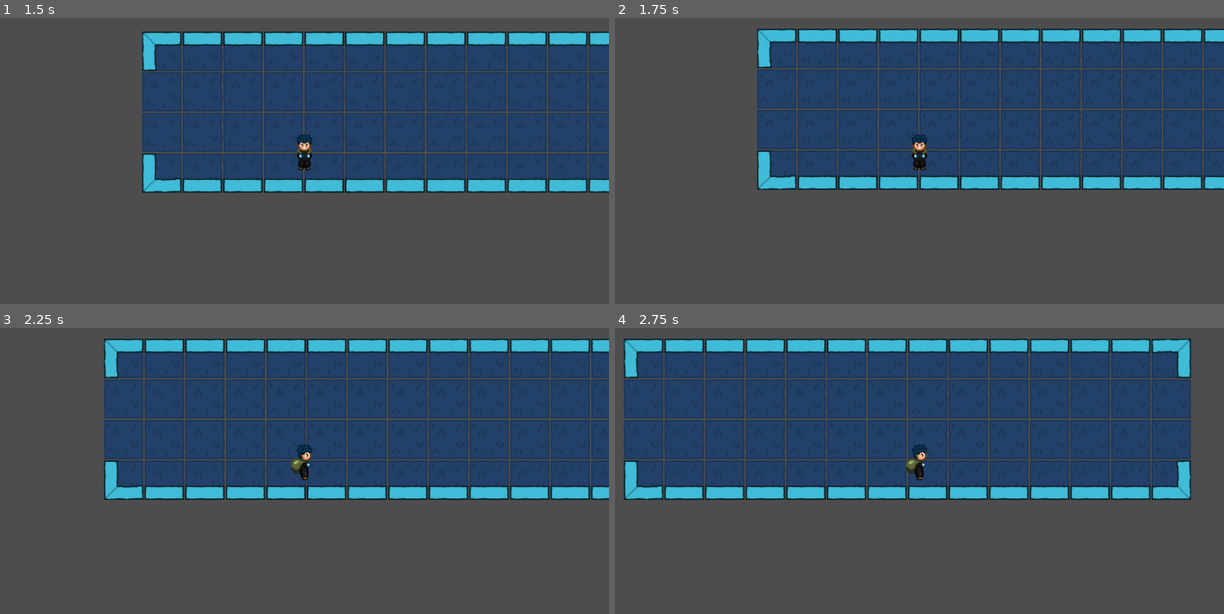
Above: before the commit, frames 1-4 (two rows, left to right).
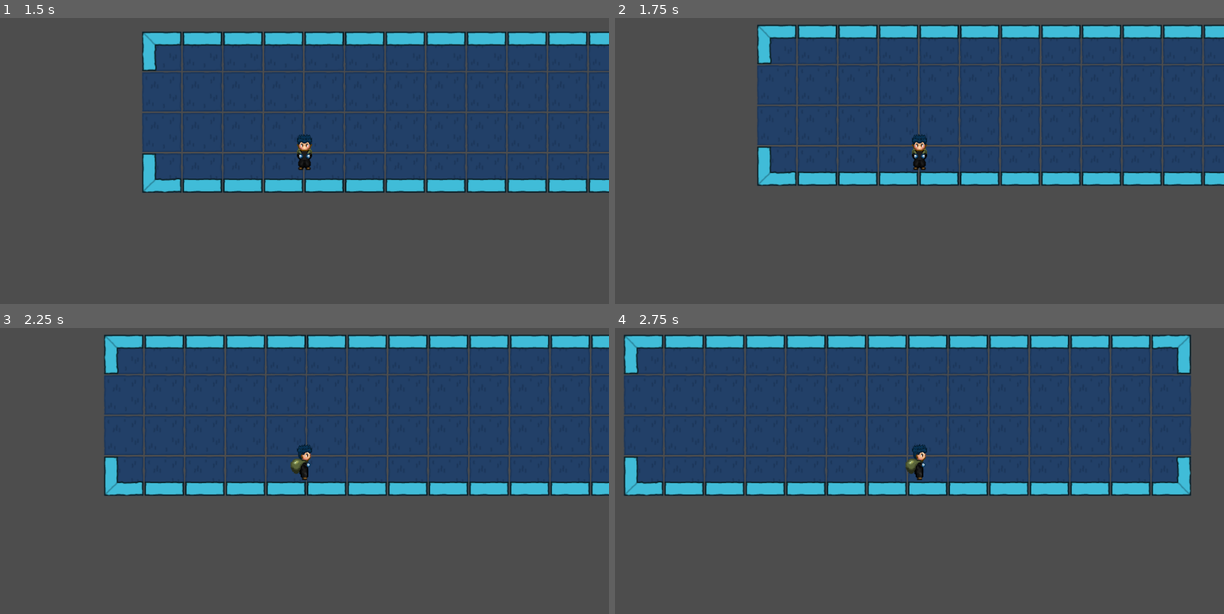
Above: after the commit, the same moments.

Repository: GnuCodingStudio/GameZam002-still-steal
Game: Godot game, scene res://scenes/levels/Level_01.tscn
Same seed, same stepped clock (60 frames per second), same inputs: the game is played once before the commit and once after it.
Inputs (mouse positions are in pixels of both pictures, inside the frame that each line leads up to):
- Up to frame 1 (1.5 s): tap Enter at 0.5 s; move the mouse to (438, 135) at 0.52 s; hold D (right) 0.53-1.28 s; hold E (activate) 0.53-1.28 s; click (438, 135) at 0.67 s; move the mouse to (182, 169) at 1.27 s; hold S (down) from 1.28 s (still down); tap E (activate) at 1.35 s
- Up to frame 2 (1.75 s): keep holding S (down)
- Up to frame 3 (2.25 s): tap Space at 2 s; move the mouse to (365, 385) at 2.02 s; release S (down) at 2.03 s; hold D (right) from 2.03 s (still down); hold E (activate) from 2.03 s (still down)
- Up to frame 4 (2.75 s): keep holding D (right); keep holding E (activate)

Frame 1 is identical in both runs. In frame 2, 7.9% of the frame differs, in the area x 23-100%, y 2-61%; in frame 3, 8.6%; in frame 4, 9.7%, in the area x 1-95%, y 2-61%.

Commit message:
Improve walls collisions

Diff:
--- a/res/Level.tres
+++ b/res/Level.tres
@@ -61,14 +61,14 @@
 9:0/0/modulate = Color(0.25098, 0.737255, 0.847059, 1)
 9:0/0/physics_layer_0/linear_velocity = Vector2(0, 0)
 9:0/0/physics_layer_0/angular_velocity = 0.0
-9:0/0/physics_layer_0/polygon_0/points = PackedVector2Array(-64, -64, -64, 64, -19, 64, -18.5, -19, 60, -21.5, 64, -60)
+9:0/0/physics_layer_0/polygon_0/points = PackedVector2Array(-64, -64, -64, 64, -12.8, 64, -12.8, -12.8, 64, -12.8, 64, -64)
 9:0/0/physics_layer_1/linear_velocity = Vector2(0, 0)
 9:0/0/physics_layer_1/angular_velocity = 0.0
 10:0/0 = 0
 10:0/0/modulate = Color(0.25098, 0.737255, 0.847059, 1)
 10:0/0/physics_layer_0/linear_velocity = Vector2(0, 0)
 10:0/0/physics_layer_0/angular_velocity = 0.0
-10:0/0/physics_layer_0/polygon_0/points = PackedVector2Array(-64, -64, -64, 0, 64, 0, 64, -64)
+10:0/0/physics_layer_0/polygon_0/points = PackedVector2Array(-64, -64, -64, -12.8, 64, -12.8, 64, -64)
 10:0/0/physics_layer_1/linear_velocity = Vector2(0, 0)
 10:0/0/physics_layer_1/angular_velocity = 0.0
 11:0/0 = 0
